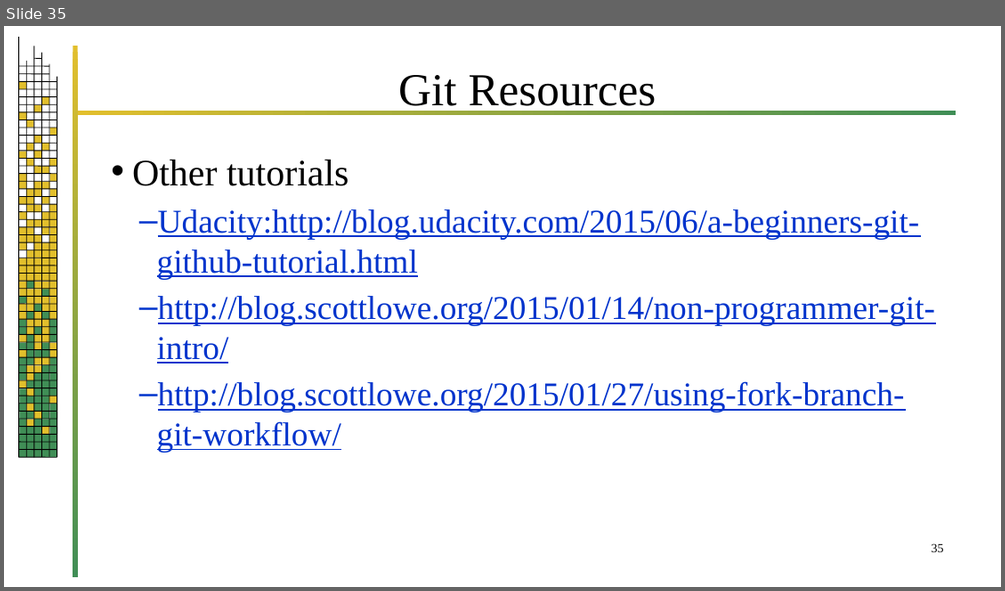
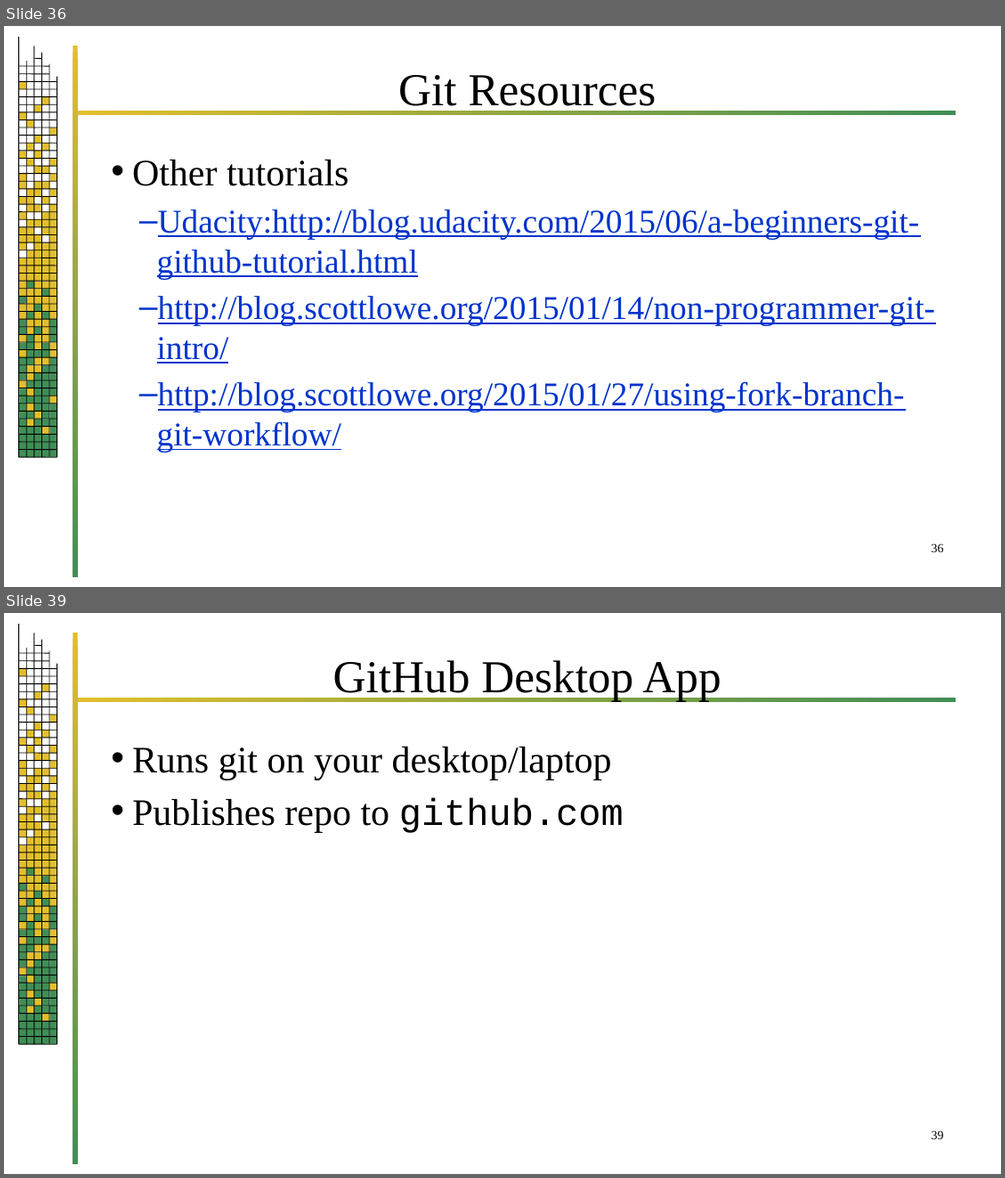
Before and after one commit to jrb28/git, a slide deck: 26bGit.pptx. Shown one above the other, each under a label of ours: slide 35 before the commit, slides 36 and 39 after it; the slides between them are not shown. The pictures are 1005x591 and 1005x1178 pixels, drawn with LibreOffice and Linux fonts; fonts in the diff are those of the drawing; background and template pictures are left out. Boxes give left, top, right and bottom in pixels: in the first picture for what was removed or moved away, otherwise in the second. Text is boxed around its words. In the diff, an @@ line names an element or a change of style, - is before the commit and + after.

```diff
--- a/26bGit.pptx
+++ b/26bGit.pptx
@@ slide 39 added at [4,613,1001,1174], background #FFFFFF; not listed: 220 template elements that a slide beside it also shows @@
@@ title added at [333,660,720,701], 44 pt, text #000000 @@
+GitHub Desktop App
@@ text added at [132,747,623,833], 36 pt, text #000000 @@
+• Runs git on your desktop/laptop
+• Publishes repo to github.com
@@ page number added at [931,1130,944,1139], 12 pt, text #000000 @@
+39
@@ what was slide 35 is now slide 36 @@
@@ page number at [931,543,944,552]: text changed @@
-35
+36
```
Also in this commit, not shown: 8 other slides added, 5 slides removed.
